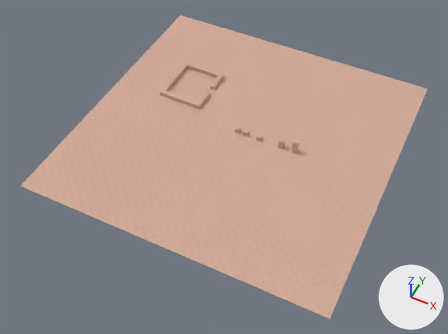
The Blender file levels/dev/01/dev_scene_01.blend: old version first, new version second.
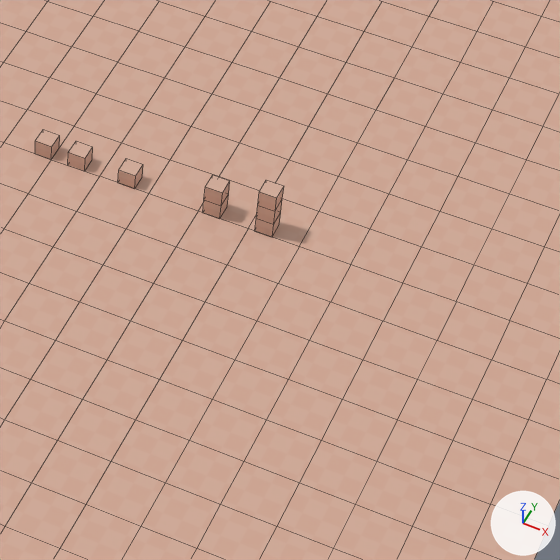
Old and new are each drawn whole from a 50 mm lens placed at (38.6, -84.2, 94.1), pointed at (-0.1, -6.7, -2.8) and again close up on the part from 50% to 83% of the width and 28% to 71% of the height. Arrows for +X, +Y and +Z are at lower right; the lights stay in place. The close-ups show mesh edges as thin lines.

In view in the first close-up: 'ground-col', 'ground-col.001', 'ground-col.002', 'ground-col.003', 'ground-col.004', 'ground-col.006', 'ground-col.012', 'ground-col.013', 'ground-col.014', 'ground-col.015'.
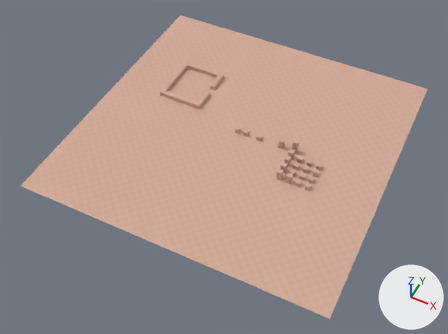
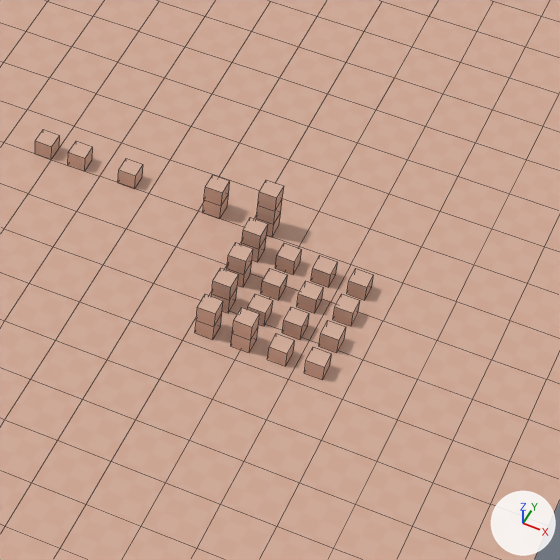
Where the change shows, as pixel boxes [x1, y1, x2, y2] in the close-ups (560 x 560 px):
'Cube.007-col.005', added (beige)
    after: [232, 307, 260, 340]
'Cube.007-col.013', added (beige)
    after: [304, 347, 332, 380]
'Cube.007-col.004', added (beige)
    after: [196, 294, 223, 326]
'Cube.007-col.012', added (beige)
    after: [267, 333, 295, 366]
'Cube.007-col.016', added (beige)
    after: [319, 320, 346, 353]
'Cube.007-col.003', added (beige)
    after: [212, 268, 238, 300]
'Cube.007-col.011', added (beige)
    after: [282, 307, 309, 339]
'Cube.007-col.015', added (beige)
    after: [333, 294, 360, 326]
'Cube.007-col.002', added (beige)
    after: [227, 243, 253, 275]
'Cube.007-col.010', added (beige)
    after: [297, 281, 324, 313]
'Cube.007-col.007', added (beige)
    after: [261, 268, 288, 300]
'Cube.007-col.014', added (beige)
    after: [347, 268, 374, 300]
'Cube.007-col.001', added (beige)
    after: [242, 217, 268, 249]
'Cube.007-col.009', added (beige)
    after: [311, 256, 338, 287]
'Cube.007-col.006', added (beige)
    after: [275, 243, 302, 274]
'Cube.007-col.008', added (beige)
    after: [247, 294, 273, 326]
'Cube.006-col.004', added
    after: [195, 314, 222, 339]
'Cube.006-col.005', added
    after: [231, 328, 258, 353]
'Cube.006-col.003', added
    after: [211, 288, 237, 313]
'Cube.006-col.002', added
    after: [227, 262, 252, 287]
'Cube.006-col.001', added
    after: [241, 238, 266, 262]

The change in detail:
Object 'Cube.007-col.016' (ob_cube_007_col_016) is new; it shows a copy of the mesh of ob_cube_007_col.
Its location is (18.5, -5.5, 1.5).
Object 'Cube.007-col.015' (ob_cube_007_col_015) is new; it shows a copy of the mesh of ob_cube_007_col.
Its location is (18.5, -3.5, 1.5).
Object 'Cube.007-col.014' (ob_cube_007_col_014) is new; it shows a copy of the mesh of ob_cube_007_col.
Its location is (18.5, -1.5, 1.5).
Object 'Cube.007-col.013' (ob_cube_007_col_013) is new; it shows a copy of the mesh of ob_cube_007_col.
Its location is (18.5, -7.5, 1.5).
Object 'Cube.007-col.012' (ob_cube_007_col_012) is new; it shows a copy of the mesh of ob_cube_007_col.
Its location is (16.5, -7.5, 1.5).
Object 'Cube.007-col.011' (ob_cube_007_col_011) is new; it shows a copy of the mesh of ob_cube_007_col.
Its location is (16.5, -5.5, 1.5).
Object 'Cube.007-col.010' (ob_cube_007_col_010) is new; it shows a copy of the mesh of ob_cube_007_col.
Its location is (16.5, -3.5, 1.5).
Object 'Cube.007-col.009' (ob_cube_007_col_009) is new; it shows a copy of the mesh of ob_cube_007_col.
Its location is (16.5, -1.5, 1.5).
Object 'Cube.007-col.008' (ob_cube_007_col_008) is new; it shows a copy of the mesh of ob_cube_007_col.
Its location is (14.5, -5.5, 1.5).
Object 'Cube.007-col.007' (ob_cube_007_col_007) is new; it shows a copy of the mesh of ob_cube_007_col.
Its location is (14.5, -3.5, 1.5).
Object 'Cube.007-col.006' (ob_cube_007_col_006) is new; it shows a copy of the mesh of ob_cube_007_col.
Its location is (14.5, -1.5, 1.5).
Object 'Cube.007-col.005' (ob_cube_007_col_005) is new; it shows a copy of the mesh of ob_cube_007_col.
Its location is (14.5, -7.5, 2.5).
Object 'Cube.006-col.005' (ob_cube_006_col_005) is new; it shows a copy of the mesh of ob_cube_007_col.
Its location is (14.5, -7.5, 1.5).
Object 'Cube.007-col.004' (ob_cube_007_col_004) is new; it shows a copy of the mesh of ob_cube_007_col.
Its location is (12.5, -7.5, 2.5).
Object 'Cube.006-col.004' (ob_cube_006_col_004) is new; it shows a copy of the mesh of ob_cube_007_col.
Its location is (12.5, -7.5, 1.5).
Object 'Cube.007-col.003' (ob_cube_007_col_003) is new; it shows a copy of the mesh of ob_cube_007_col.
Its location is (12.5, -5.5, 2.5).
Object 'Cube.006-col.003' (ob_cube_006_col_003) is new; it shows a copy of the mesh of ob_cube_007_col.
Its location is (12.5, -5.5, 1.5).
Object 'Cube.007-col.002' (ob_cube_007_col_002) is new; it shows a copy of the mesh of ob_cube_007_col.
Its location is (12.5, -3.5, 2.5).
Object 'Cube.006-col.002' (ob_cube_006_col_002) is new; it shows a copy of the mesh of ob_cube_007_col.
Its location is (12.5, -3.5, 1.5).
Object 'Cube.007-col.001' (ob_cube_007_col_001) is new; it shows a copy of the mesh of ob_cube_007_col.
Its location is (12.5, -1.5, 2.5).
Object 'Cube.006-col.001' (ob_cube_006_col_001) is new; it shows a copy of the mesh of ob_cube_007_col.
Its location is (12.5, -1.5, 1.5).
